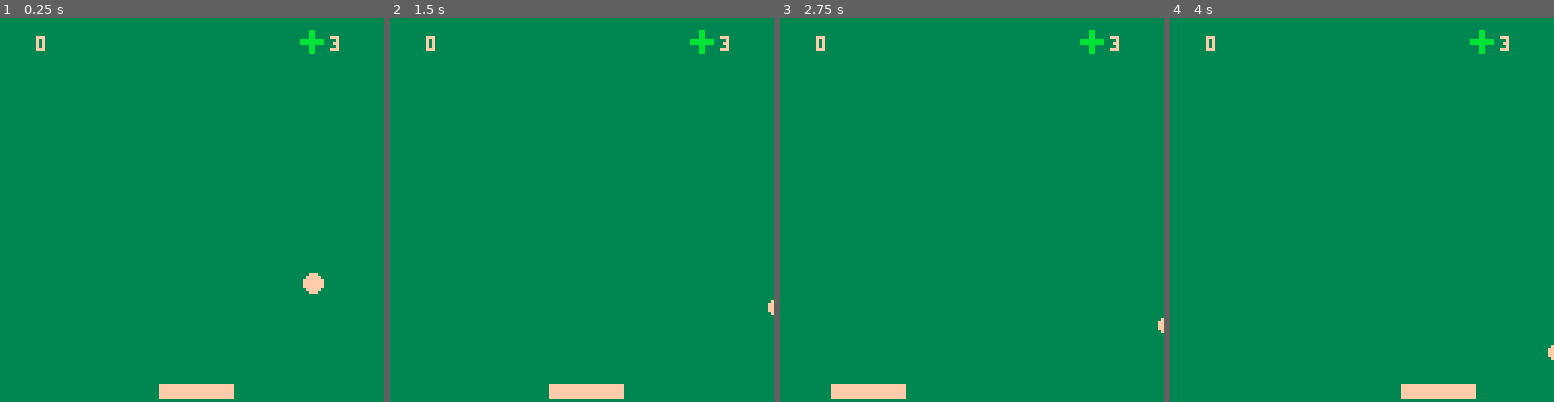
Above: before the commit, frames 1-4 (left to right).
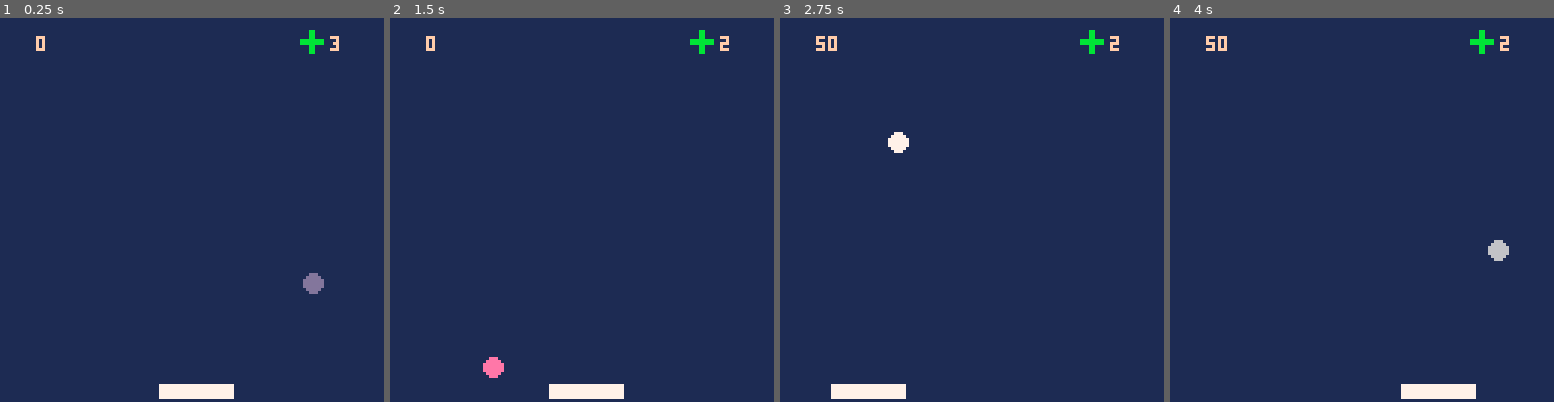
Above: after the commit, the same moments.

Repository: Wissdx/Pong_Lua_CC
Game: PICO-8 cartridge pong.p8
Two runs of this game, one before a commit and one after it. Both use one fixed random seed, a clock stepped at 60 frames per second and the inputs below.
Inputs:
- Up to frame 1 (0.25 s): no input
- Up to frame 2 (1.5 s): no input
- Up to frame 3 (2.75 s): hold Left 1.97-2.37 s
- Up to frame 4 (4 s): hold Right 2.87-3.53 s

The runs differ from the first frame. In frame 1, 100% of the frame differs, in the area x 0-100%, y 0-100%; in frame 2, 100%; in frame 3, 100%; in frame 4, 100%.

Commit message:
Update pong.p8

Diff:
--- a/pong.p8
+++ b/pong.p8
@@ -16,16 +16,28 @@
 
 lives = 3
 
+lossmessage = "tu as perdu !"
+
+ballcolor = 7
+
 function movepaddle()
 	if btn(0) then
 		padx -= 3
+		if live == 0 then
+		 padx = 0
+		end
 	elseif btn(1) then
+		if live == 0 then
+		 pady = 0
+		end
 		padx += 3
 	end
 end
 
 function _update()
-	movepaddle()
+	if lives > 0 then
+ 	movepaddle()
+	end
 	moveball()
 	bounceball()
 	bouncepaddle()
@@ -33,14 +45,18 @@
 end
 
 function _draw()
-	rectfill(0,0,128,128,3)
+	rectfill(0,0,128,128,1)
 	print(score, 12, 6, 15)
-	for i = 1, lives do
+	for i = 0, lives do
 		spr(001, 100, 4)
 	end
+	if lives == 0
+	 then print(lossmessage,64,49,rnd(4))
+	 circfill(ballx,bally,ballsize,1)
+	end
 	print(lives,110,6,15)
-	rectfill(padx,pady,padx+padw,pady+padh,15)
-	circfill(ballx,bally,ballsize,15)
+	rectfill(padx,pady,padx+padw,pady+padh,7)
+	circfill(ballx,bally,ballsize,rnd(15))
 end
 
 function moveball()
@@ -50,17 +66,17 @@
 
 function bounceball()
 	if ballx < ballsize then
-		ballxdir -= ballxdir
+		ballxdir =- ballxdir
 		sfx(0)
 	end
 
 	if ballx > 128 - ballsize then
-		ballxdir -= ballxdir
+		ballxdir =- ballxdir
 		sfx(0)
 	end
 
 	if bally < ballsize then
-		ballydir -= ballydir
+		ballydir =- ballydir
 		sfx(0)
 	end
 end
@@ -68,18 +84,29 @@
 function bouncepaddle()
 	if ballx >= padx and ballx <= padx + padw and bally > pady then
 		sfx(0)
-		ballydir -= ballydir
+		ballydir =- ballydir
 		score += 10
 	end
 end
 
 function loseball()
 	if bally > 128 then
-		sfx(3)
-		bally = 24
-	end
+
+		if lives > 0 then
+			sfx(3)
+			bally = 44
+			lives -= 1
+
+		elseif lives == 0 then
+			ballydir = 0
+			ballxdir = 0
+			ballsize = 2
+			bally = 64
+			ballx = 64
+			ballcolor = 0
+ 	end
+ end
 end
-
 __gfx__
 00000000000bb0000000000000000000000000000000000000000000000000000000000000000000000000000000000000000000000000000000000000000000
 00000000000bb0000000000000000000000000000000000000000000000000000000000000000000000000000000000000000000000000000000000000000000
Not shown, changed: the sound effects (__sfx__) section of pong.p8
